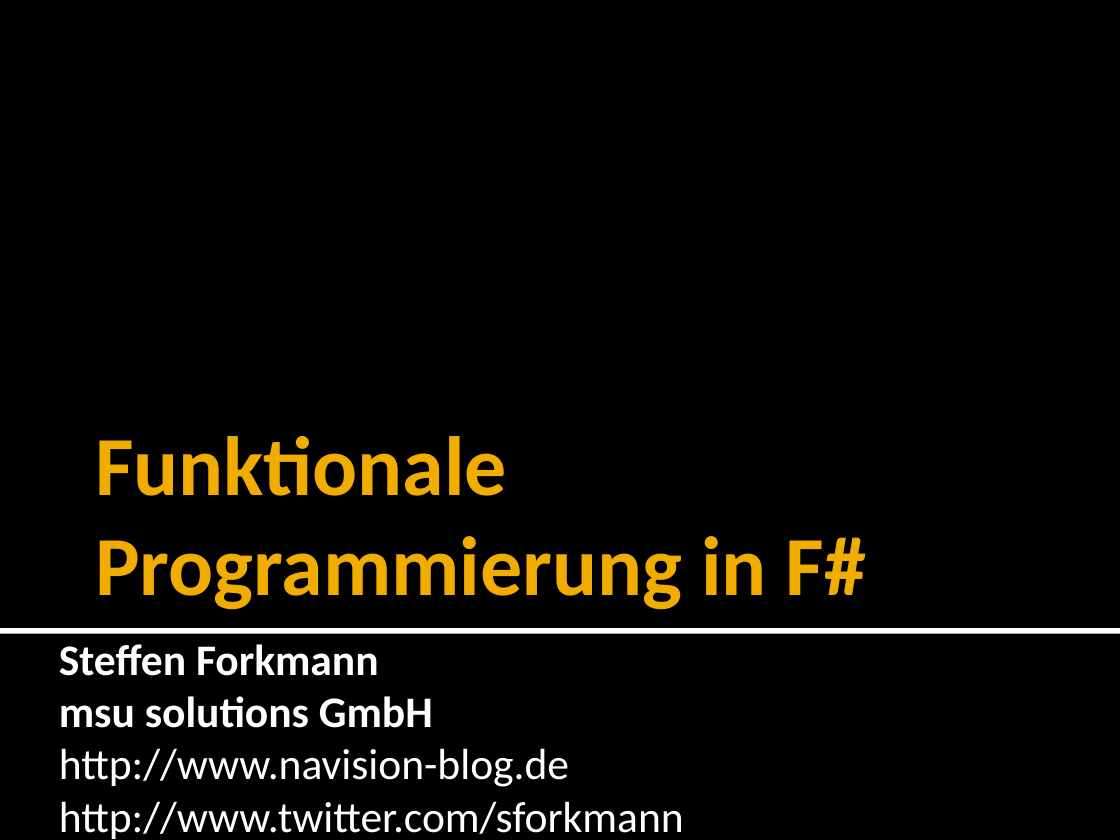
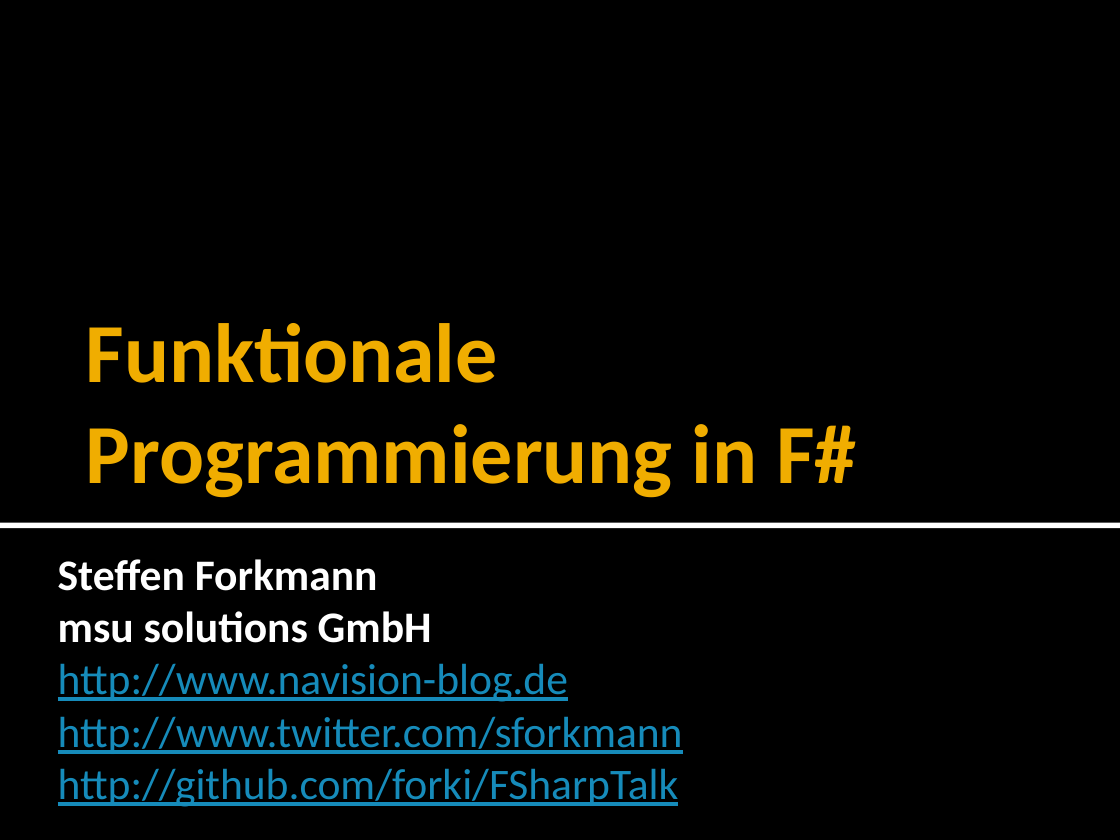
Before and after one commit to forki/FSharpTalk, a slide deck: slide 1 of Introduction to F#.pptx. Drawn at 1120x840 pixels with LibreOffice and Linux fonts; fonts in the diff are those of the drawing. Boxes give left, top, right and bottom in pixels: in the first picture for what was removed or moved away, otherwise in the second. Text is boxed around its words. In the diff, an @@ line names an element or a change of style, - is before the commit and + after.

Commit message:
Added gitrepo-path to powerpoint.

```diff
--- a/Introduction to F#.pptx
+++ b/Introduction to F#.pptx
@@ rectangle: place and size @@
-rectangle at (0, 0, 1120, 629)
+rectangle at (0, 28, 1120, 657)
@@ title "Funktionale Programmierung in F#": place and size @@
-title "Funktionale Programmierung in F#" at (95, 436, 866, 610)
+title "Funktionale Programmierung in F#" at (86, 323, 856, 498)
@@ rectangle: place and size @@
-rectangle at (0, 628, 1120, 634)
+rectangle at (0, 523, 1120, 529)
@@ text "Steffen Forkmann": place and size @@
-text "Steffen Forkmann" at (59, 644, 684, 839)
+text "Steffen Forkmann" at (58, 559, 683, 807)
@@ text at (58, 663, 683, 754): text colour #FFFFFF to #168BBA, underline on in "http://www.navision-blog.de", "http://www.twitter.com/sforkmann" @@
@@ text at (58, 768, 679, 807): paragraph added @@
+http://github.com/forki/FSharpTalk
```
